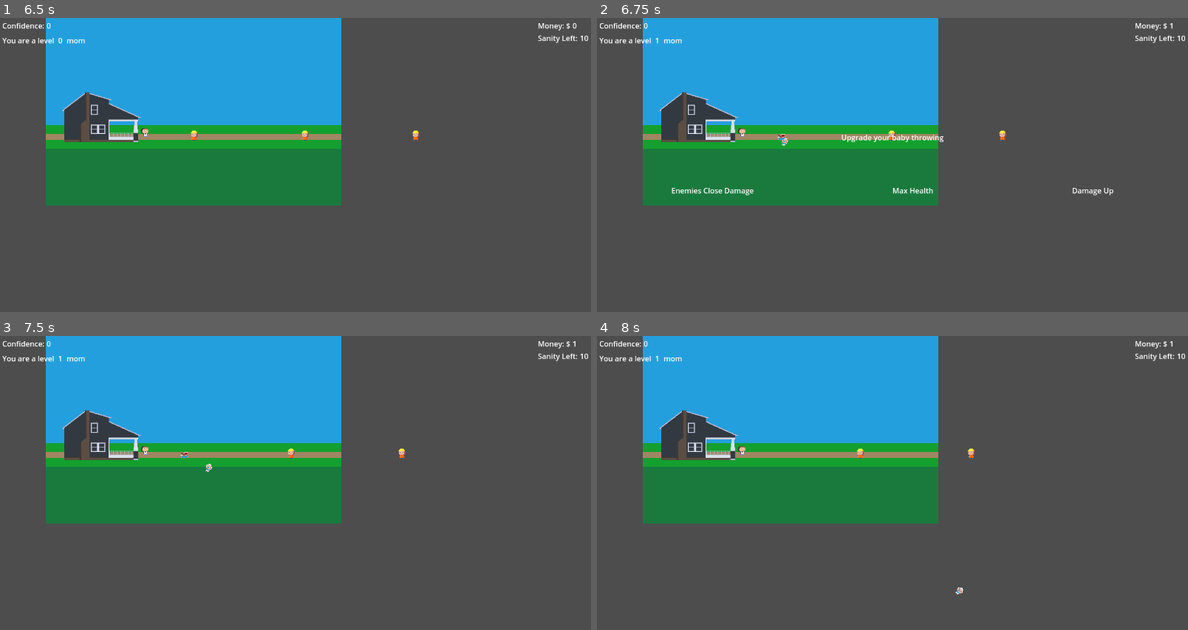
Above: before the commit, frames 1-4 (two rows, left to right).
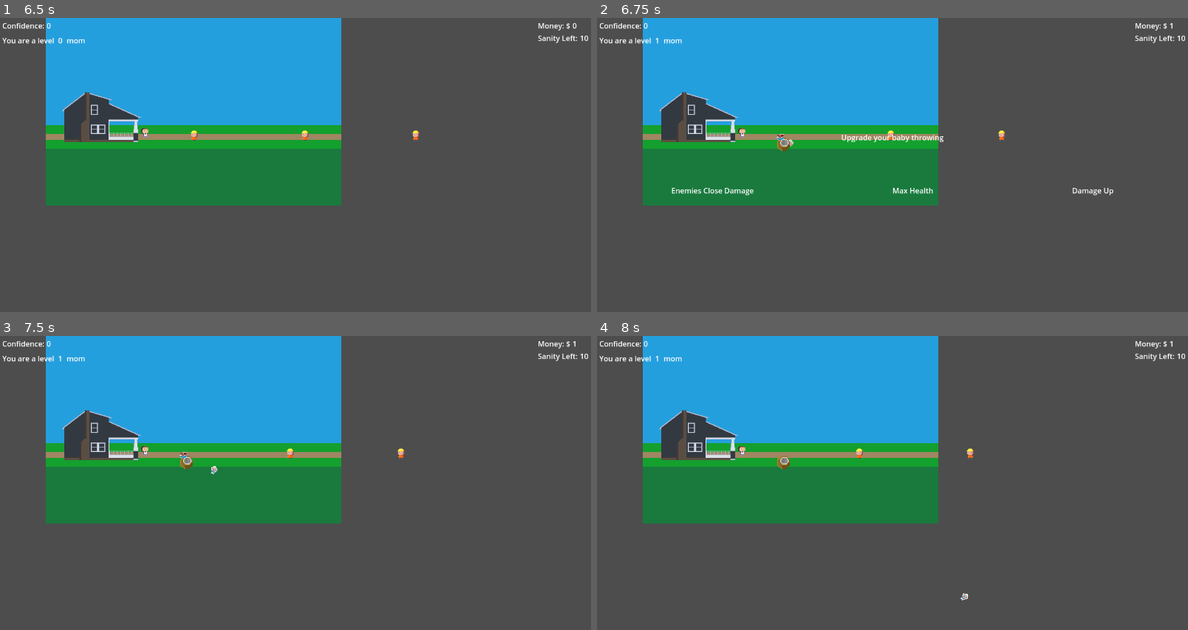
Above: after the commit, the same moments.

Repository: HypotheticalWhale/BabyThrowingSim
Game: Godot game, scene res://Scenes/Main.tscn
Same seed, same stepped clock (60 frames per second), same inputs: the game is played once before the commit and once after it.
Inputs (mouse positions are in pixels of both pictures, inside the frame that each line leads up to):
- Up to frame 1 (6.5 s): tap Enter at 0.5, 2 s; move the mouse to (425, 167) at 0.52 s; hold Space (shoot) 0.53-1.28 s; click (425, 167) at 0.67 s; move the mouse to (177, 200) at 1.27 s; tap Space (shoot) every 1.5 s from 1.35 to 5.85 s; click (177, 200) at 1.42 s; move the mouse to (354, 112) at 2.02 s; hold Space (shoot) 2.03-2.78 s; click (354, 112) at 2.17 s; move the mouse to (265, 250) at 2.77 s; click (265, 250) at 2.92 s; move the mouse to (472, 232) at 3.52 s; hold Space (shoot) 3.53-4.28 s; click (472, 232) at 3.67 s; move the mouse to (118, 135) at 4.27 s; click (118, 135) at 4.42 s; move the mouse to (325, 185) at 5.02 s; hold Space (shoot) 5.03-5.78 s; click (325, 185) at 5.17 s; move the mouse to (206, 100) at 5.77 s; click (206, 100) at 5.92 s
- Up to frame 2 (6.75 s): tap Enter at 6.5 s; move the mouse to (1022, 167) at 6.52 s; hold Space (shoot) from 6.53 s (still down); click (1022, 167) at 6.67 s
- Up to frame 3 (7.5 s): move the mouse to (88, 524) at 7.27 s; release Space (shoot) at 7.28 s; tap Space (shoot) at 7.35 s; click (88, 524) at 7.42 s
- Up to frame 4 (8 s): no input

Frame 1 is identical in both runs. In frame 2, 0.1% of the frame differs, in the area x 30-70%, y 38-46%; in frame 3, 0.2%, in the area x 30-69%, y 38-48%; in frame 4, 0.2%.
Error after the commit: Invalid access to property or key 'type' on a base object of type 'Area2D'. (res://Enemy/RegularDad/RegularDad.gd:26)

Commit message:
explosion

Diff:
--- a/Enemy/RegularDad/RegularDad.gd
+++ b/Enemy/RegularDad/RegularDad.gd
@@ -23,7 +23,15 @@
 
 
 func _on_hurtbox_area_entered(area):
-	if not area.owner.type == "player":
+	if area.type == "projectile":
+		GlobalVars.current_exp += exp
+		var randomValue := randf()
+		if randomValue <= monry_drop_rate:
+			var give_player_money = you_got_cash.instantiate()
+			get_tree().current_scene.add_child(give_player_money)
+			give_player_money.global_position = global_position
+			GlobalVars.current_money += 1
+	elif not area.owner.type == "player":
 		GlobalVars.current_exp += exp
 		var randomValue := randf()
 		if randomValue <= monry_drop_rate:
--- a/Player/Player.gd
+++ b/Player/Player.gd
@@ -3,10 +3,11 @@
 var current_exp = 0
 var type = "player"
 var can_shoot: bool = true
+var exploding: bool = false
 signal gameover
 
 var current_run_upgrades = {
-	"exploding":0,
+	"exploding":1,
 	"bounce":0,
 	"multi":0,
 	"slow":0,
@@ -33,6 +34,9 @@
 
 func _physics_process(delta):
 	point_head_to_mouse()
+	if not exploding:
+		if current_run_upgrades["exploding"] >= 1:
+			exploding = true
 
 func point_head_to_mouse():
 	var mouse_pos = get_global_mouse_position()  # Get the global position of the mouse cursor
@@ -45,6 +49,8 @@
 
 func shoot_projectile():
 	var baby = current_projectile.instantiate()
+	if exploding:
+		baby.exploding = true
 	add_child(baby)
 	var mouse_pos = get_global_mouse_position()
 	var direction = (mouse_pos - baby.global_position).normalized()
--- a/Projectile/Baby.gd
+++ b/Projectile/Baby.gd
@@ -3,7 +3,23 @@
 var type = "projectile"
 var gravity = 30  # Adjust the gravity strength
 var reload_speed = 1.0
-
+var exploding = false
+var explosion = preload("res://Projectile/Explosion.tscn")
 func _integrate_forces(state):
 	linear_velocity += Vector2(0, gravity) * state.step
 	rotation = linear_velocity.angle()  # This will orient the fireball in its movement direction
+
+func _on_area_2d_body_entered(body):
+	print("body entered")
+	var explode = explosion.instantiate()
+	get_tree().current_scene.add_child(explode)
+	var currentPos = global_position
+	explode.global_position = currentPos
+
+
+func _on_area_2d_area_entered(area):
+	print("body entered")
+	var explode = explosion.instantiate()
+	get_tree().current_scene.add_child(explode)
+	var currentPos = global_position
+	explode.global_position = currentPos
--- a/Projectile/Baby.tscn
+++ b/Projectile/Baby.tscn
@@ -18,3 +18,6 @@
 
 [node name="CollisionShape2D" type="CollisionShape2D" parent="Area2D"]
 shape = SubResource("CircleShape2D_sd0h2")
+
+[connection signal="area_entered" from="Area2D" to="." method="_on_area_2d_area_entered"]
+[connection signal="body_entered" from="Area2D" to="." method="_on_area_2d_body_entered"]
--- /dev/null
+++ b/Projectile/Explosion.gd
@@ -0,0 +1,14 @@
+extends Area2D
+@onready var timer = $Timer
+var type = "projectile"
+# Called when the node enters the scene tree for the first time.
+func _ready():
+	pass # Replace with function body.
+
+
+# Called every frame. 'delta' is the elapsed time since the previous frame.
+func _process(delta):
+	pass
+
+func _on_timer_timeout():
+	self.queue_free()
--- a/Projectile/Explosion.tscn
+++ b/Projectile/Explosion.tscn
@@ -1,11 +1,15 @@
-[gd_scene load_steps=3 format=3 uid="uid://78tsk14pc6dc"]
+[gd_scene load_steps=4 format=3 uid="uid://78tsk14pc6dc"]
 
+[ext_resource type="Script" path="res://Projectile/Explosion.gd" id="1_0toe7"]
 [ext_resource type="Texture2D" uid="uid://fua5bucoab7m" path="res://assets/Coconut.png" id="1_km5q5"]
 
 [sub_resource type="CircleShape2D" id="CircleShape2D_ximtr"]
 radius = 18.0278
 
 [node name="Explosion" type="Area2D"]
+collision_layer = 64
+collision_mask = 4
+script = ExtResource("1_0toe7")
 
 [node name="CollisionShape2D" type="CollisionShape2D" parent="."]
 position = Vector2(-3, 3)
@@ -14,3 +18,10 @@
 [node name="Sprite2D" type="Sprite2D" parent="."]
 scale = Vector2(2.3125, 2.3125)
 texture = ExtResource("1_km5q5")
+
+[node name="Timer" type="Timer" parent="."]
+wait_time = 3.0
+one_shot = true
+autostart = true
+
+[connection signal="timeout" from="Timer" to="." method="_on_timer_timeout"]
--- a/Scenes/Main.gd
+++ b/Scenes/Main.gd
@@ -2,6 +2,7 @@
 @export var spawn_reg_dad: bool# Adjust this value to set the spawn interval in seconds
 @onready var regular_dad = preload("res://Enemy/RegularDad/RegularDad.tscn")
 var regular_dad_spawn_timer
+var type = "main"
 # Called when the node enters the scene tree for the first time.
 func _ready():
 	var reg_dad = regular_dad.instantiate()
--- a/UI/LevelUpOptions.gd
+++ b/UI/LevelUpOptions.gd
@@ -55,6 +55,7 @@
 	if event is InputEventMouseButton and event.pressed:
 		current_run_upgrades[$VBoxContainer/HBoxContainer/First.current_skill] += 1
 		get_tree().current_scene.get_node("Player").current_run_upgrades = current_run_upgrades #update player stats
+		reset_pick_options()
 		get_tree().paused = false
 		visible = false
 		set_process_input(false)
@@ -64,7 +65,8 @@
 	if event is InputEventMouseButton and event.pressed:
 		current_run_upgrades[$VBoxContainer/HBoxContainer/Second.current_skill] += 1
 		get_tree().current_scene.get_node("Player").current_run_upgrades = current_run_upgrades
-		print(get_tree().current_scene.get_node("Player").current_run_upgrades)
+		reset_pick_options()
+
 		get_tree().paused = false
 		visible = false
 		set_process_input(false)
@@ -73,6 +75,8 @@
 	if event is InputEventMouseButton and event.pressed:
 		current_run_upgrades[$VBoxContainer/HBoxContainer/Third.current_skill] += 1
 		get_tree().current_scene.get_node("Player").current_run_upgrades = current_run_upgrades
+		reset_pick_options()
+
 		get_tree().paused = false
 		visible = false
 		set_process_input(false)
--- a/UI/LevelUpOptions.tscn
+++ b/UI/LevelUpOptions.tscn
@@ -4,13 +4,13 @@
 [ext_resource type="Script" path="res://UI/LevelUpOption.gd" id="2_7mtjl"]
 
 [sub_resource type="RectangleShape2D" id="RectangleShape2D_4tn5k"]
-size = Vector2(99, 262)
+size = Vector2(173, 262)
 
 [sub_resource type="RectangleShape2D" id="RectangleShape2D_cklfo"]
-size = Vector2(110, 269.5)
+size = Vector2(175, 269.5)
 
 [sub_resource type="RectangleShape2D" id="RectangleShape2D_mb26j"]
-size = Vector2(106, 265)
+size = Vector2(151, 265)
 
 [node name="LevelUpOptions" type="CanvasLayer"]
 process_mode = 2
@@ -53,7 +53,7 @@
 [node name="firstarea" type="Area2D" parent="VBoxContainer/HBoxContainer/First"]
 
 [node name="CollisionShape2D" type="CollisionShape2D" parent="VBoxContainer/HBoxContainer/First/firstarea"]
-position = Vector2(29.5, 46.5)
+position = Vector2(66.5, 46.5)
 shape = SubResource("RectangleShape2D_4tn5k")
 
 [node name="Second" type="Label" parent="VBoxContainer/HBoxContainer"]
@@ -65,7 +65,7 @@
 [node name="secondarea" type="Area2D" parent="VBoxContainer/HBoxContainer/Second"]
 
 [node name="CollisionShape2D" type="CollisionShape2D" parent="VBoxContainer/HBoxContainer/Second/secondarea"]
-position = Vector2(35, 47.25)
+position = Vector2(67.5, 47.25)
 shape = SubResource("RectangleShape2D_cklfo")
 
 [node name="Third" type="Label" parent="VBoxContainer/HBoxContainer"]
@@ -76,7 +76,7 @@
 [node name="thirdarea" type="Area2D" parent="VBoxContainer/HBoxContainer/Third"]
 
 [node name="CollisionShape2D" type="CollisionShape2D" parent="VBoxContainer/HBoxContainer/Third/thirdarea"]
-position = Vector2(33, 51)
+position = Vector2(55.5, 51)
 shape = SubResource("RectangleShape2D_mb26j")
 
 [connection signal="input_event" from="VBoxContainer/HBoxContainer/First/firstarea" to="." method="_on_firstarea_input_event"]
